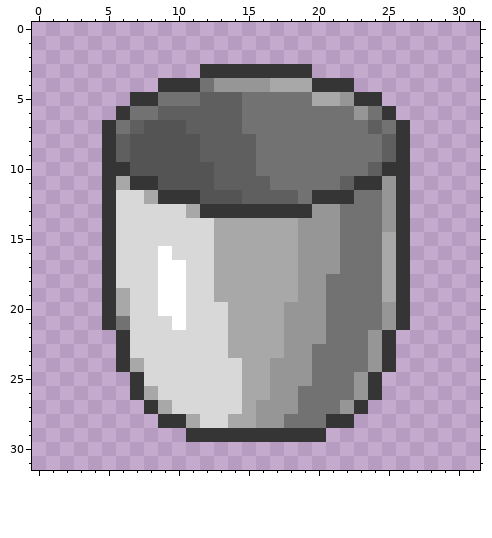
Pixel-art sprite -- textures/items/bucket_empty.png. The first picture shows the starting point.
The file is 32x32 pixels.
After the commit:
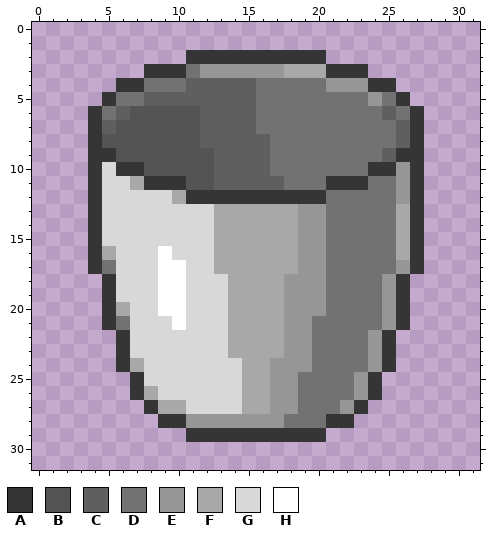
Palette (. is transparent): A #353535  B #545454  C #5f5f5f  D #727272  E #969696  F #a8a8a8  G #d8d8d8  H #ffffff
What changed:
y 2: x 11..20 .......... -> AAAAAAAAAA
y 3: x 8..23 ....AAAAAAAA.... -> AAADEEEEEEFFFAAA
y 4: x 6..25 ...AAADEEEEFFFAAA... -> AADDDCCCCCDDDDDEEEAA
y 5: x 5..11 ..AADDD -> ADDCCCC; x 15 D -> C; x 20..26 FFEAA.. -> DDDDEDA
y 6: x 4..11 ..ADDCCC -> ADCBBBBB; x 15 D -> C; x 23 E -> D; x 25..27 A.. -> CDA
y 7: x 4..7 .ADC -> ACBB; x 11 C -> B; x 15 D -> C; x 24 C -> D; x 26..27 A. -> CA
y 8: x 4..6 .AC -> ABB; x 16 D -> C; x 25..27 CA. -> DCA
y 9: x 4 . -> A; x 6 C -> B; x 12 C -> B; x 16 D -> C; x 27 . -> A
y 10: x 4..5 .A -> AG; x 7 B -> A; x 16 D -> C; x 24 C -> A; x 26..27 A. -> EA
y 11: x 4..7 .AFA -> AGGF; x 9..10 BB -> AA; x 17 D -> C; x 21..22 DC -> AA; x 24..27 AEA. -> DDEA
y 12: x 4..5 .A -> AG; x 8..10 FAA -> GGF; x 12..19 BBBCCCCD -> AAAAAAAA; x 21..22 AA -> DD; x 25..27 EA. -> DEA
y 13: x 4..5 .A -> AG; x 11..19 FAAAAAAAA -> GGFFFFFFE; x 21 E -> D; x 25..27 EA. -> DFA
y 14: x 4..5 .A -> AG; x 21 E -> D; x 25..27 EA. -> DFA
y 15: x 4..5 .A -> AG; x 21 E -> D; x 25..27 FA. -> DFA
y 16: x 4..5 .A -> AF; x 21 E -> D; x 25..27 FA. -> DFA
y 17: x 4..5 .A -> AD; x 21 E -> D; x 25..27 FA. -> DEA
y 18: x 13 F -> G; x 18 F -> E; x 25 F -> E
y 19: x 6 F -> G; x 13 F -> G; x 18 F -> E; x 25 F -> E
y 21..22: x 20 E -> D
y 25: x 19 E -> D
y 27: x 10 G -> F; x 16 E -> F
y 28: x 11..15 FGGFF -> EEEEE
Where, in picture pixels (left, top, right, bottom), the same in both pictures:
changed: (88, 50, 424, 428)
